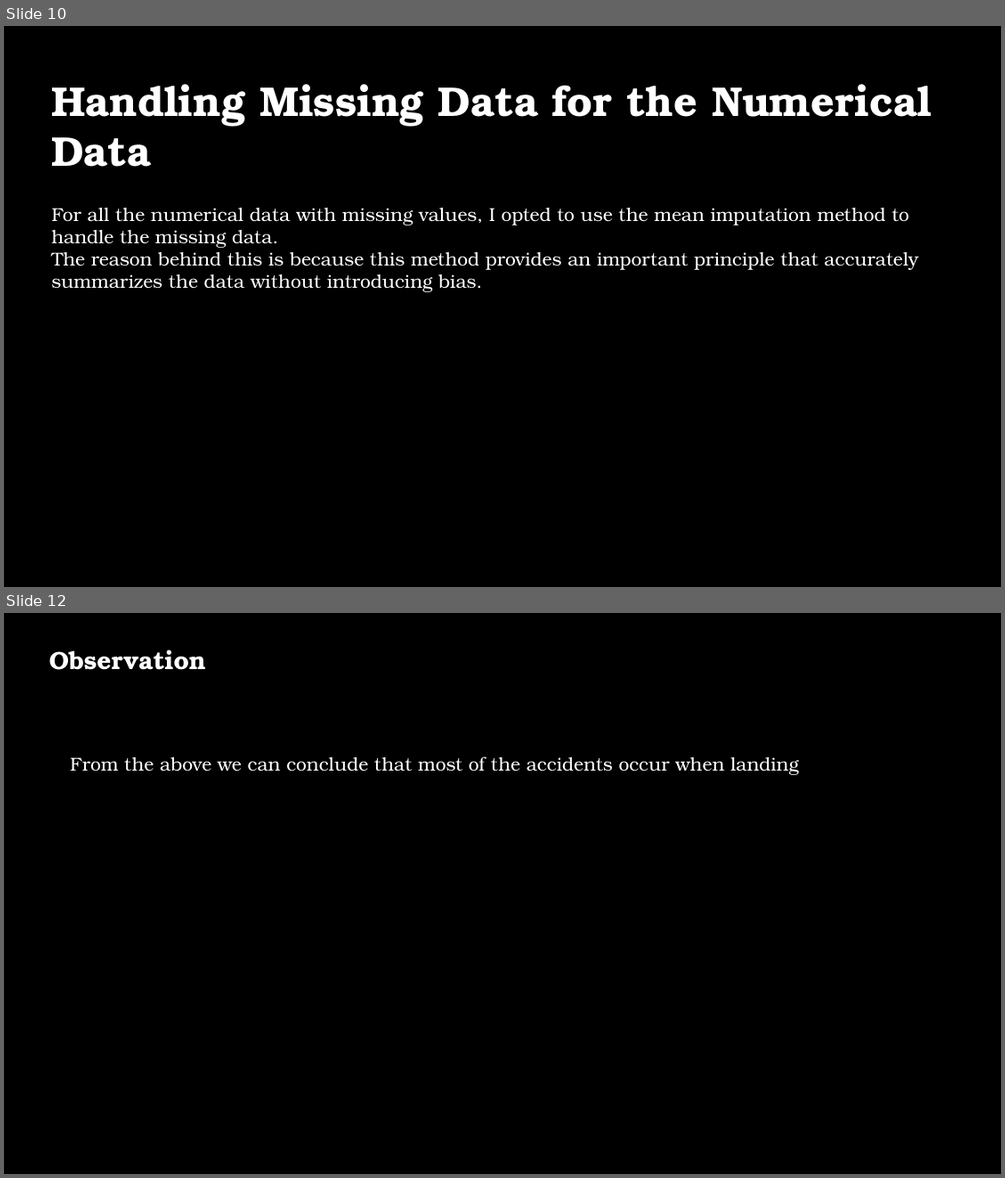
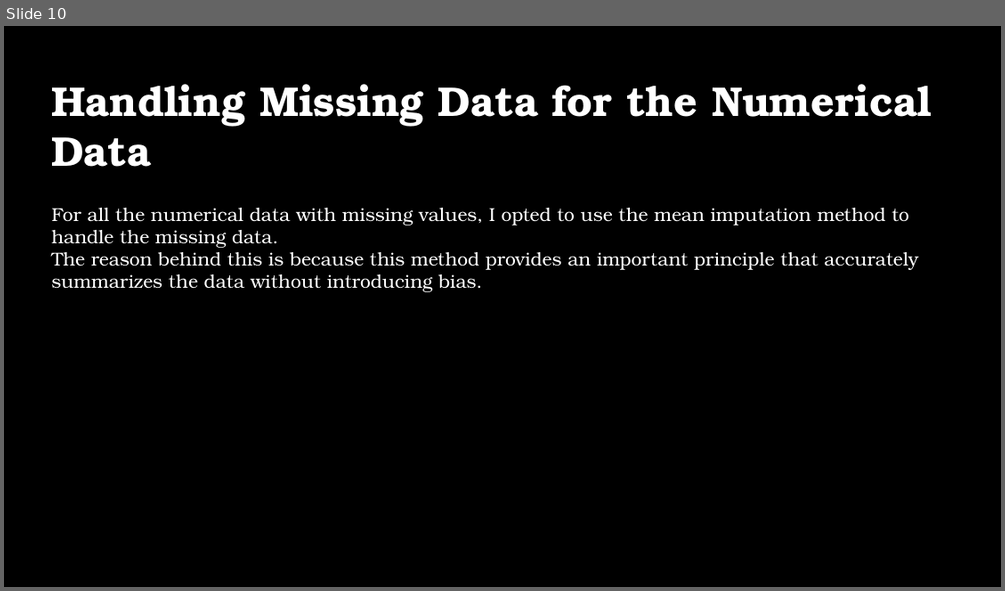
Before and after one commit to godwinmutuma/Phase1-project, a slide deck: Aviation Analysis.pptx. Shown one above the other, each under a label of ours: slides 10 and 12 before the commit, slide 10 after it; the slides between them are not shown. The pictures are 1005x1178 and 1005x591 pixels, drawn with LibreOffice and Linux fonts; fonts in the diff are those of the drawing; background and template pictures are left out. Boxes give left, top, right and bottom in pixels: in the first picture for what was removed or moved away, otherwise in the second. Text is boxed around its words. In the diff, an @@ line names an element or a change of style, - is before the commit and + after.

```diff
--- a/Aviation Analysis.pptx
+++ b/Aviation Analysis.pptx
@@ slide 12 removed at [4,613,1001,1174], background picture (left out) @@
@@ text removed at [49,649,206,670] @@
-Observation
@@ text removed at [70,756,799,775] @@
-From the above we can conclude that most of the accidents occur when landing
```
Also in this commit, not shown: 9 slides changed, 8 other slides removed, 1 other file.
